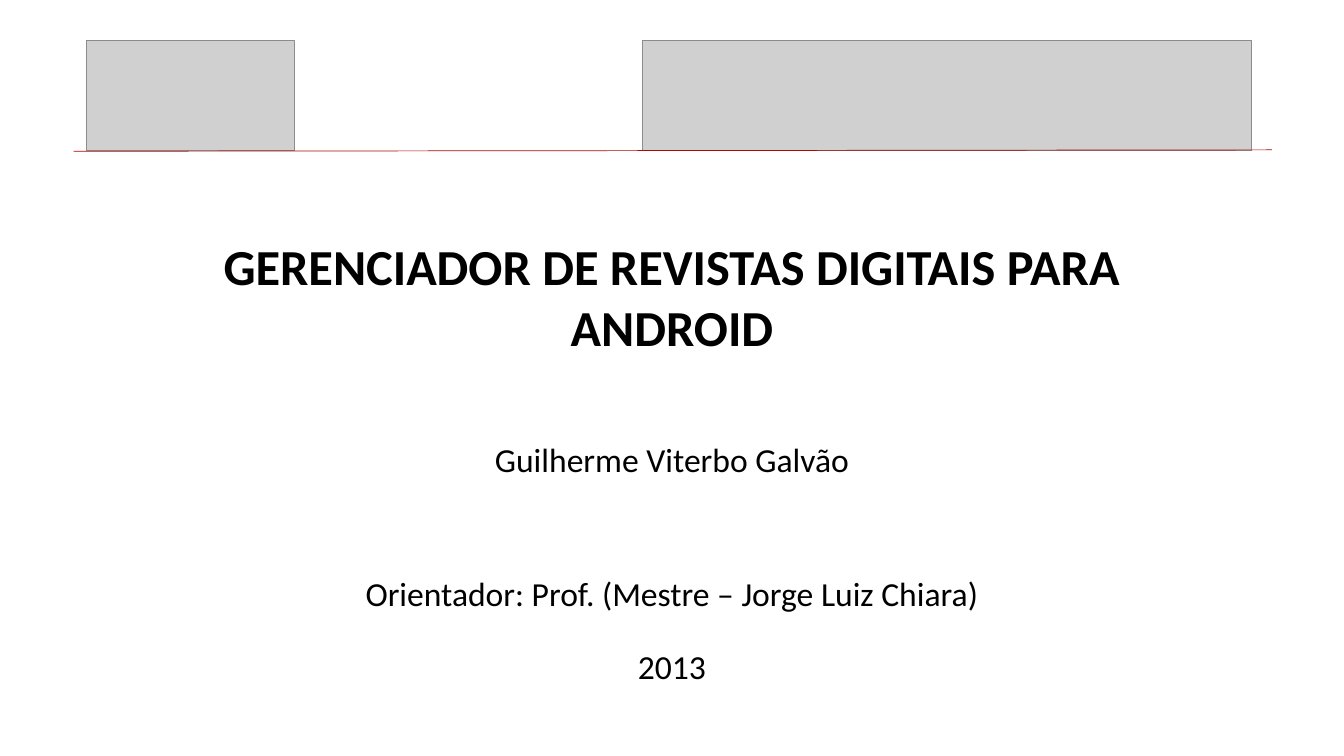
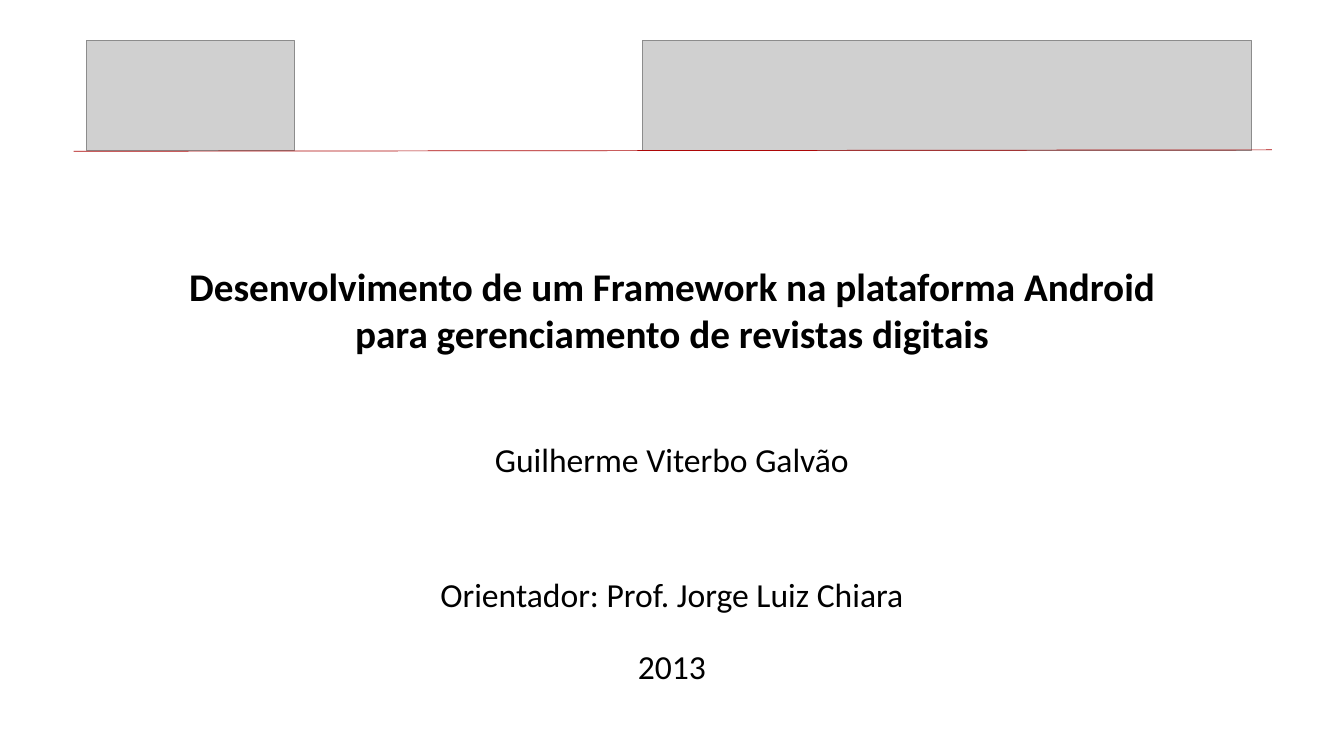
Before and after one commit to GuilhermeViterboGalvao/Jaker, a slide deck: slide 1 of monografia/Template_apresentação_TCC.pptx. Drawn at 1344x756 pixels with LibreOffice and Linux fonts; fonts in the diff are those of the drawing; grey boxes stand for pictures. Boxes give left, top, right and bottom in pixels: in the first picture for what was removed or moved away, otherwise in the second. Text is boxed around its words. In the diff, an @@ line names an element or a change of style, - is before the commit and + after.

```diff
--- a/monografia/Template_apresentação_TCC.pptx
+++ b/monografia/Template_apresentação_TCC.pptx
@@ text at (189, 273, 1155, 355): text changed; size 36 to 28 pt @@
-GERENCIADOR DE REVISTAS DIGITAIS PARA ANDROID
+Desenvolvimento de um Framework na plataforma Android para gerenciamento de revistas digitais
@@ text at (440, 583, 903, 613): text changed @@
-Orientador: Prof. (Mestre – Jorge Luiz Chiara)
+Orientador: Prof. Jorge Luiz Chiara
```
Also in this commit, not shown: 1 other slide changed, 3 other files.
